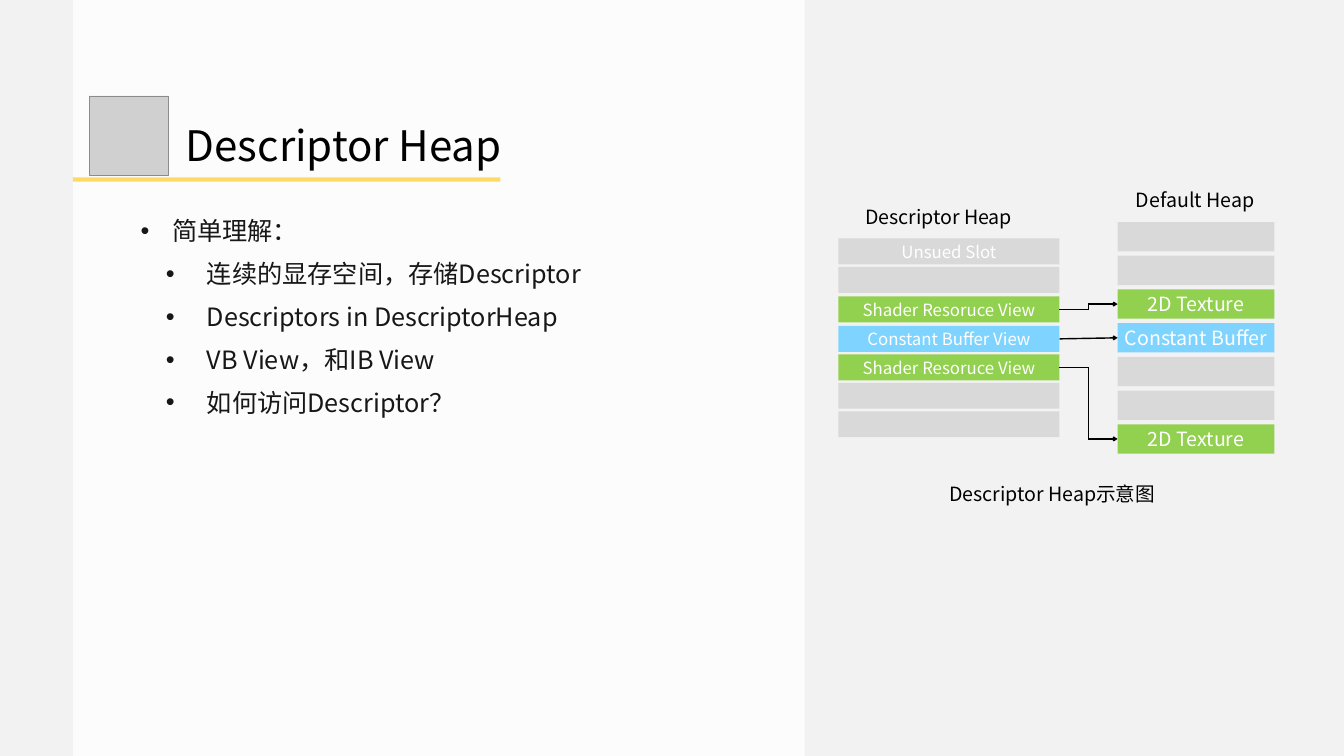
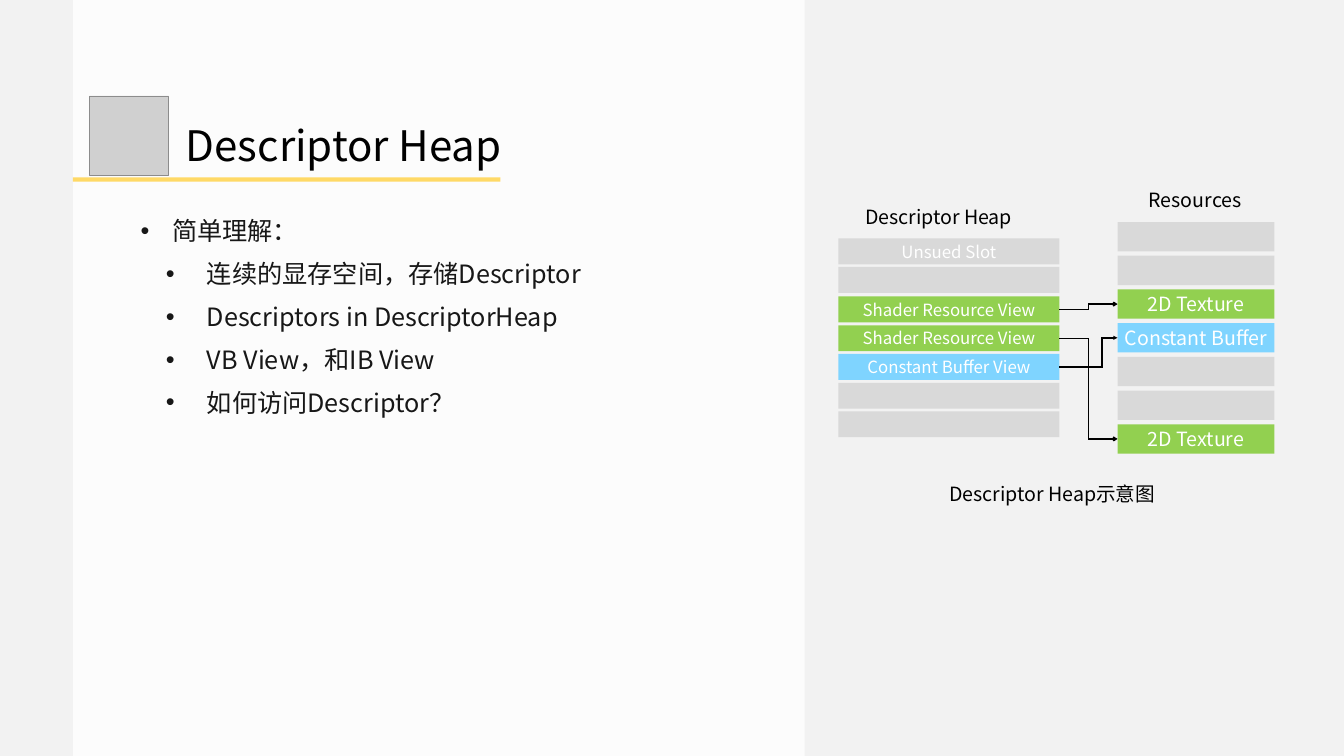
Before and after one commit to doomlover/KSGameEngineTutorials, a slide deck: slide 21 of PPTs/05.深入DX12绘制二.pptx (slide 20 before the commit). Drawn at 1344x756 pixels with LibreOffice and Linux fonts; fonts in the diff are those of the drawing; grey boxes stand for pictures. Boxes give left, top, right and bottom in pixels: in the first picture for what was removed or moved away, otherwise in the second. Text is boxed around its words. In the diff, an @@ line names an element or a change of style, - is before the commit and + after.

```diff
--- a/PPTs/05.深入DX12绘制二.pptx
+++ b/PPTs/05.深入DX12绘制二.pptx
@@ text at (x1=1149, y1=192, x2=1242, y2=208): text changed @@
-Default Heap
+Resources
@@ rectangle "Shader Resource View" moved from (x1=838, y1=354, x2=1059, y2=380) to (x1=838, y1=325, x2=1059, y2=351) @@
@@ text in rectangle at (x1=863, y1=302, x2=1035, y2=316): text changed @@
-Shader Resoruce View
+Shader Resource View
@@ rectangle "Constant Buffer View" moved from (x1=838, y1=326, x2=1059, y2=352) to (x1=838, y1=354, x2=1059, y2=379) @@
@@ text in rectangle at (x1=863, y1=330, x2=1035, y2=344): text changed @@
-Shader Resoruce View
+Shader Resource View
@@ elbow arrow moved from (1059, 367) - (1118, 439) to (1059, 338) - (1118, 439) @@
@@ arrow removed from (1059, 339) to (1118, 338) @@
@@ elbow arrow added from (1059, 367) to (1118, 338), #000000 2 pt @@
```
Also in this commit, not shown: 21 other slides changed, 2 slides added, 1 other file.
